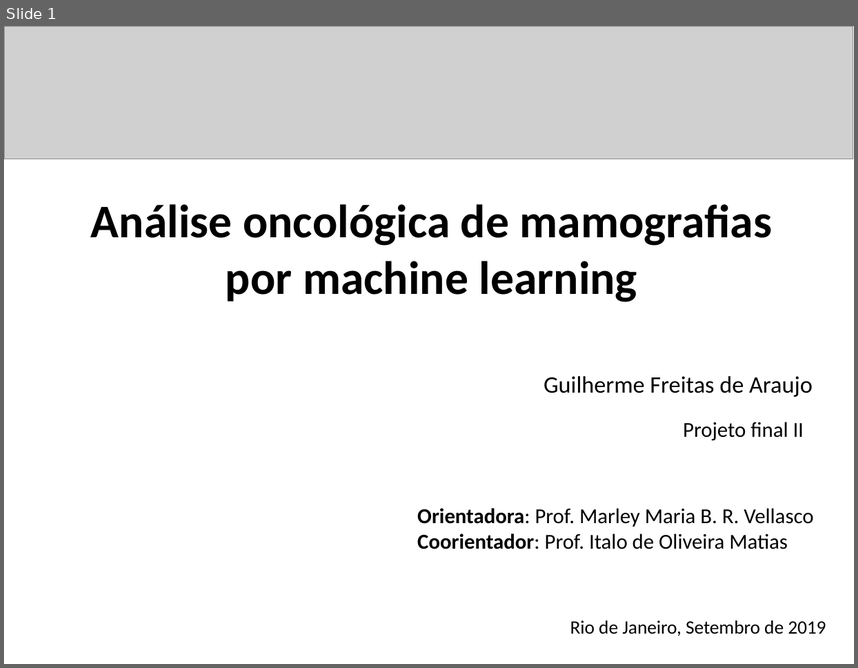
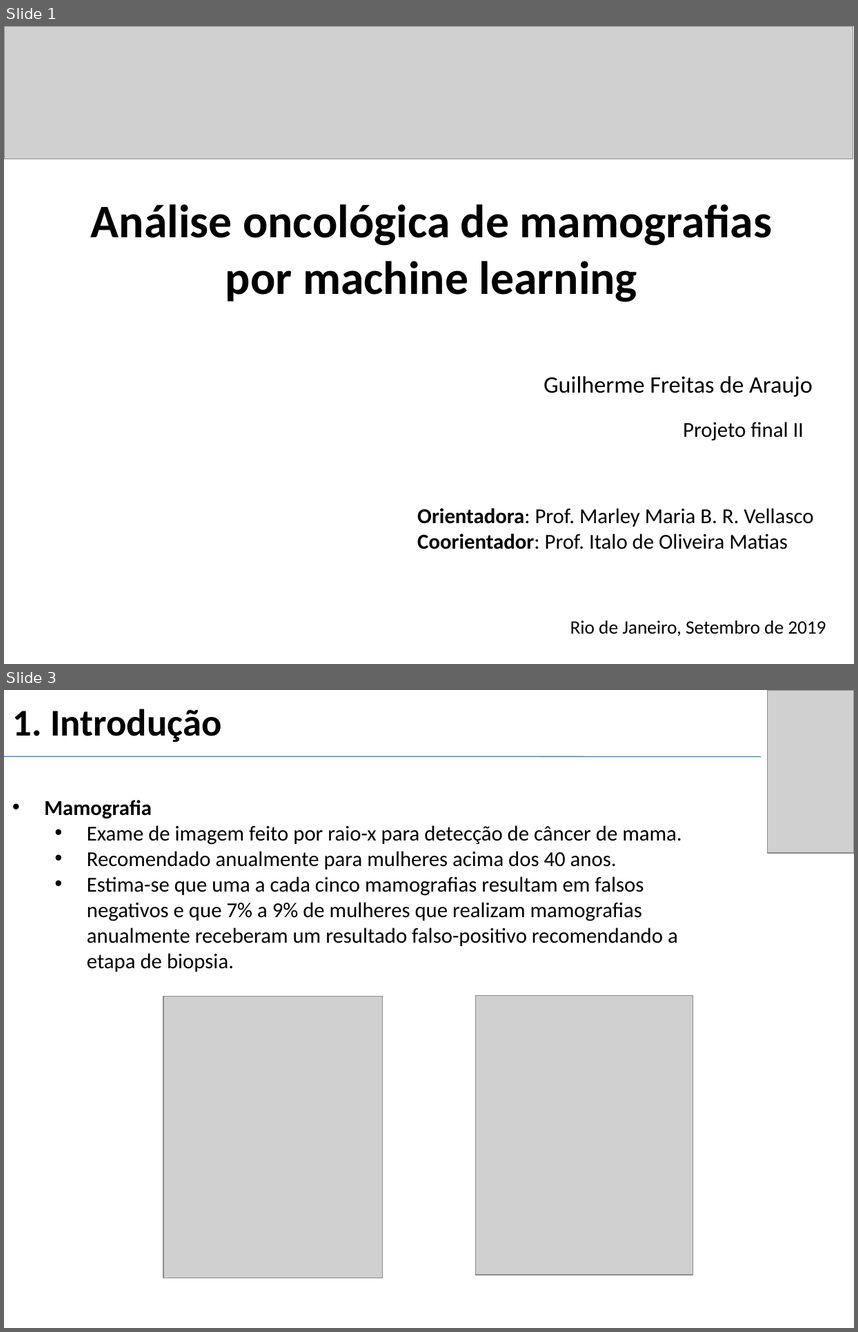
Before and after one commit to gui2524/TCC-BreastCancerNN, a slide deck: Projeto 2/docs/Slides_defesa.pptx. Shown one above the other, each under a label of ours: slide 1 before the commit, slides 1 and 3 after it; the slides between them are not shown. The pictures are 858x668 and 858x1332 pixels, drawn with LibreOffice and Linux fonts; fonts in the diff are those of the drawing; grey boxes stand for pictures. Boxes give left, top, right and bottom in pixels: in the first picture for what was removed or moved away, otherwise in the second. Text is boxed around its words. In the diff, an @@ line names an element or a change of style, - is before the commit and + after.

```diff
--- a/Projeto 2/docs/Slides_defesa.pptx
+++ b/Projeto 2/docs/Slides_defesa.pptx
@@ slide 3 added at (x1=4, y1=690, x2=854, y2=1328), background #FFFFFF @@
@@ title added at (x1=12, y1=709, x2=222, y2=742), 32 pt, text #000000, bold @@
+1. Introdução
@@ picture added at (x1=767, y1=690, x2=854, y2=854) @@
@@ line added from (4, 756) to (762, 756), #4B7EBC 0.75 pt @@
@@ text added at (x1=44, y1=800, x2=682, y2=972), 18 pt, text #000000 @@
+• Mamografia
+  • Exame de imagem feito por raio-x para detecção de câncer de mama.
+  • Recomendado anualmente para mulheres acima dos 40 anos.
+  • Estima-se que uma a cada cinco mamografias resultam em falsos negativos e que 7% a 9% de mulheres que realizam mamografias anualmente receberam um resultado falso-positivo recomendando a etapa de biopsia.
@@ picture added at (x1=163, y1=996, x2=382, y2=1277) @@
@@ picture added at (x1=476, y1=995, x2=693, y2=1274) @@
```
Also in this commit, not shown: 4 other slides added, 1 slide removed, 1 other file.
